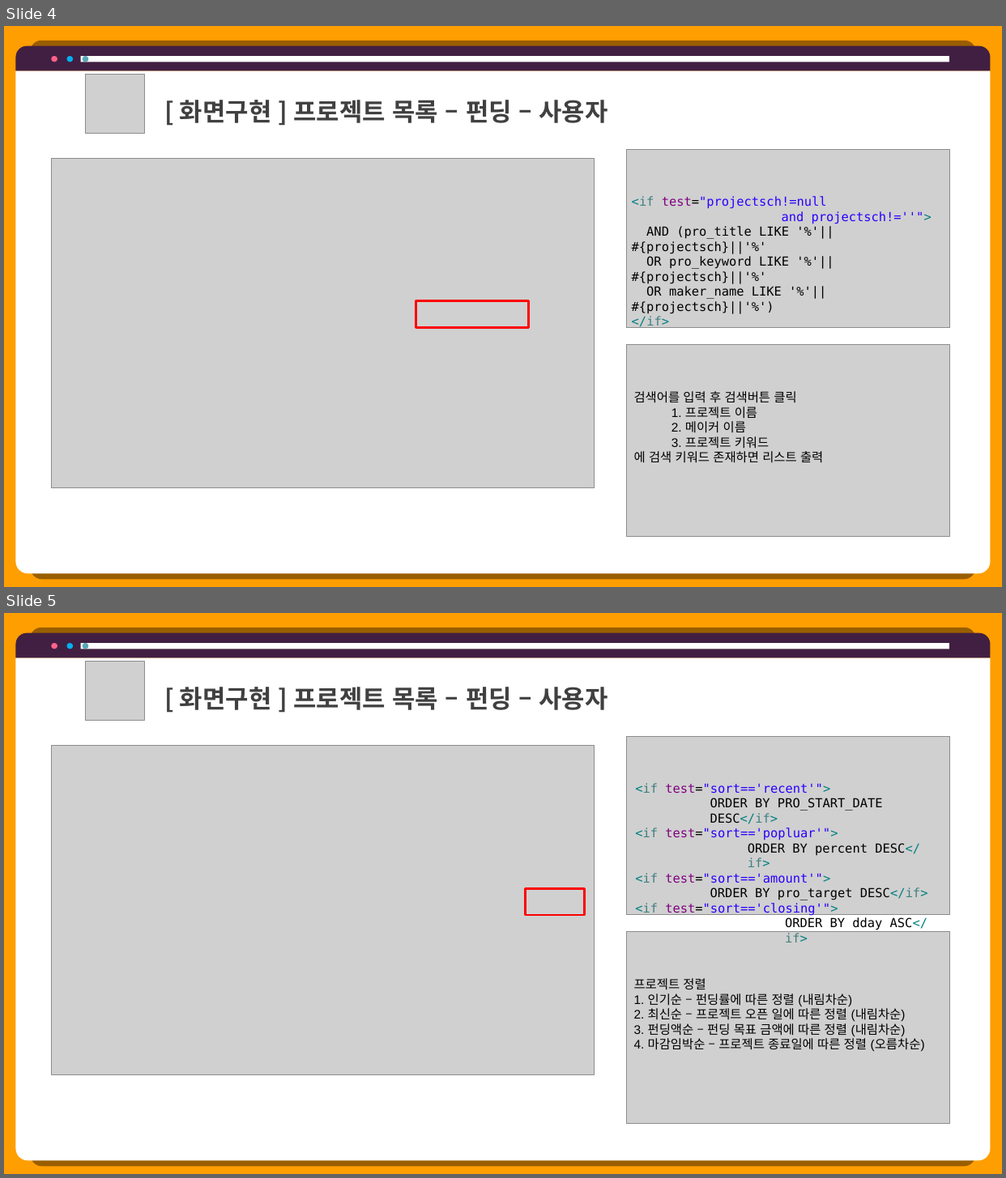
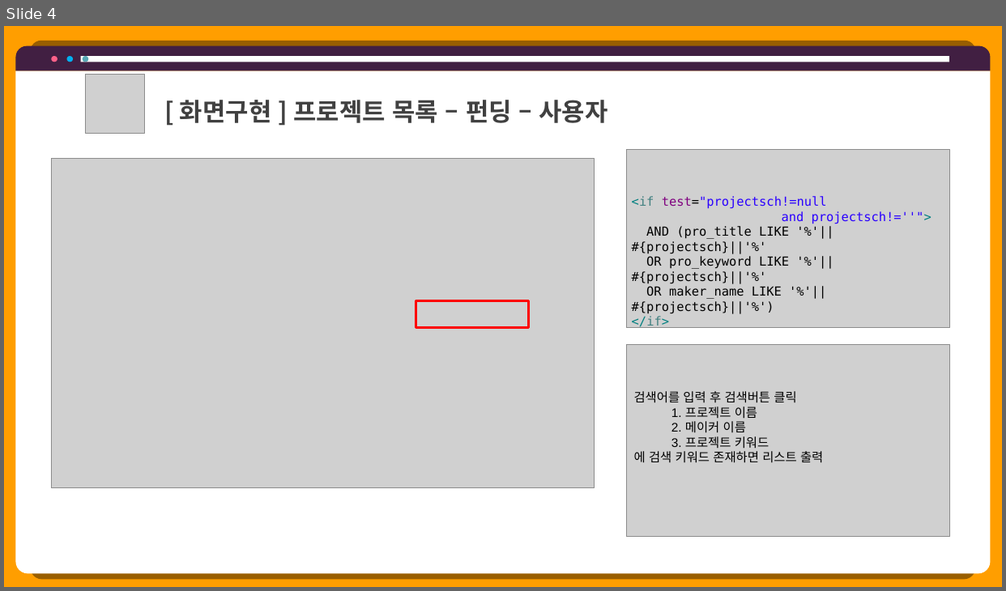
Before and after one commit to hhsw07/ezen-academy-projects, a slide deck: 0 발표용 파워포인트/0608 5차발표/0608 project06 - 파워포인트 - 민기.pptx. Shown one above the other, each under a label of ours: slides 4 and 5 before the commit, slide 4 after it. The pictures are 1006x1178 and 1006x591 pixels, drawn with LibreOffice and Linux fonts; fonts in the diff are those of the drawing; grey boxes stand for pictures. Boxes give left, top, right and bottom in pixels: in the first picture for what was removed or moved away, otherwise in the second. Text is boxed around its words. In the diff, an @@ line names an element or a change of style, - is before the commit and + after.

```diff
--- a/0 발표용 파워포인트/0608 5차발표/0608 project06 - 파워포인트 - 민기.pptx
+++ b/0 발표용 파워포인트/0608 5차발표/0608 project06 - 파워포인트 - 민기.pptx
@@ slide 5 removed at [4,613,1002,1174], background #FF9E00 @@
@@ round same rect removed at [16,633,991,658] @@
@@ round same rect removed at [16,658,991,1161] @@
@@ ellipse removed at [51,643,57,649] @@
@@ ellipse removed at [67,643,73,649] @@
@@ rectangle removed at [80,643,949,649] @@
@@ ellipse removed at [83,643,88,649] @@
@@ picture removed at [86,661,145,720] @@
@@ text removed at [180,687,608,710] @@
-[ 화면구현 ] 프로젝트 목록 – 펀딩 – 사용자
@@ picture removed at [51,746,594,1076] @@
@@ picture removed at [626,736,949,915] @@
@@ text removed at [635,783,928,943] @@
-<if test="sort=='recent'">
-    ORDER BY PRO_START_DATE DESC</if>
-<if test="sort=='popluar'">
-      ORDER BY percent DESC</if>
-<if test="sort=='amount'">
-    ORDER BY pro_target DESC</if>
-<if test="sort=='closing'">
-        ORDER BY dday ASC</if>
@@ rectangle removed at [525,888,584,914] @@
@@ picture removed at [626,932,949,1123] @@
@@ text removed at [634,978,925,1051] @@
-프로젝트 정렬
-1. 인기순 – 펀딩률에 따른 정렬 (내림차순)
-2. 최신순 – 프로젝트 오픈 일에 따른 정렬 (내림차순)
-3. 펀딩액순 – 펀딩 목표 금액에 따른 정렬 (내림차순)
-4. 마감임박순 – 프로젝트 종료일에 따른 정렬 (오름차순)
```
Also in this commit, not shown: 1 slide changed, 3 other slides removed.
